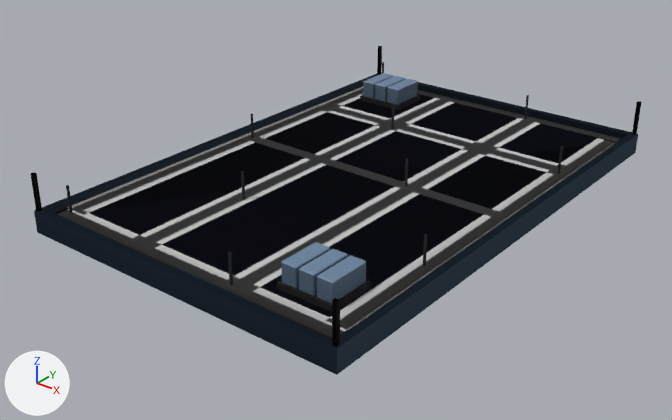
Before and after pictures for a commit that changed the glTF model assets/set_v5/veyran_barracks_foundation.glb.
Both versions are drawn from a 50 mm camera at (10.93, -14.62, 8.33) aimed at (-0.19, -0.72, -0.29). Every picture has the same lights, and +X, +Y and +Z are marked at lower left. The first picture is the older version. Vertices at exactly the same position are counted once.

In view in the first picture: 'body', 'body.001', 'body.002'.
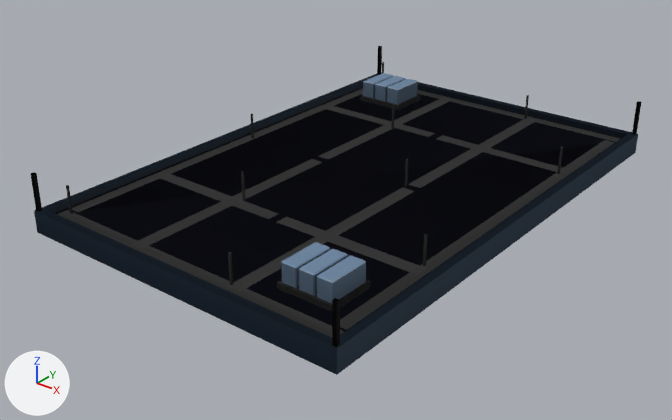
What changed in the scene script:
```text
Change me_mesh_0:
    used by ob_body; parent = ob_veyran_barracks_foundation_lod0; location = (0.0, 0.0, 0.0)
    remove me_mesh_0.from_pydata(...)  # 552 vertices, 736 faces; spans x -3.74..3.74, y -5.61..5.61, z 0.0..1.25
    add me_mesh_0.from_pydata(...)  # 392 vertices, 524 faces; spans x -3.74..3.74, y -5.61..5.61, z 0.0..1.25
    me_mesh_0 part 1
    4 vertices are removed from x -3.35..3.35, y -0.15..0.15, z 0.37
    8 faces are deleted
    14 vertices are added at x -3.35..3.35, y -2.91..2.61, z 0.37
    6 new vertices lie (0.0, 0.3, 0.0) away from vertices in x -3.35..3.35, y -2.91..2.61, z 0.37
    16 new faces join them, mat_team
    other edits to the shape of me_mesh_0 do not show in these pictures
Change me_mesh_1:
    used by ob_body_001; parent = ob_veyran_barracks_foundation_lod1; location = (0.0, 0.0, 0.0)
    remove me_mesh_1.from_pydata(...)  # 112 vertices, 134 faces; spans x -3.74..3.74, y -5.61..5.61, z 0.0..1.25
    add me_mesh_1.from_pydata(...)  # 128 vertices, 142 faces; spans x -3.74..3.74, y -5.61..5.61, z 0.0..1.25
    me_mesh_1 part 2
    4 vertices are removed from x -3.35..3.35, y -0.15..0.15, z 0.37
    8 faces are deleted
    14 vertices are added at x -3.35..3.35, y -2.91..2.61, z 0.37
    6 new vertices lie (0.0, 0.3, 0.0) away from vertices in x -3.35..3.35, y -2.91..2.61, z 0.37
    16 new faces join them, mat_team
Change me_mesh_2:
    used by ob_body_002; parent = ob_veyran_barracks_foundation_lod2; location = (0.0, 0.0, 0.0)
    remove me_mesh_2.from_pydata(...)  # 88 vertices, 102 faces; spans x -3.74..3.74, y -5.61..5.61, z 0.0..1.25
    remove me_mesh_2.materials.append(mat_paint)
    add me_mesh_2.from_pydata(...)  # 84 vertices, 72 faces; spans x -3.71..3.71, y -5.59..5.59, z 0.0..1.25
    me_mesh_2 part 3: the loose piece of 4 vertices spanning x -1.52..-0.92, y -5.22..5.22, z 0.37 is rebuilt with 4 vertices and now spans x -1.37..-1.07, y -5.22..-0.1, z 0.37
    me_mesh_2 part 4: the loose piece of 4 vertices spanning x 3.02..3.62, y -5.01..5.01, z 0.37 is rebuilt with 4 vertices and now spans x 3.19..3.45, y -5.01..5.01, z 0.37
    me_mesh_2 part 5: the loose piece of 4 vertices spanning x 0.92..1.52, y -5.22..5.22, z 0.37 is rebuilt with 4 vertices and now spans x 1.07..1.37, y -5.22..-0.1, z 0.37
    me_mesh_2 part 6: the loose piece of 4 vertices spanning x -3.45..3.45, y -5.49..-4.89, z 0.37 is rebuilt with 4 vertices and now spans x -3.45..3.45, y -5.32..-5.07, z 0.37
    me_mesh_2 part 7: the loose piece of 4 vertices spanning x -3.35..3.35, y 2.46..3.06, z 0.37 is rebuilt with 4 vertices and now spans x 0.1..3.35, y 2.61..2.91, z 0.37
    me_mesh_2 part 8: the loose piece of 4 vertices spanning x -3.62..-3.02, y -5.01..5.01, z 0.37 is rebuilt with 4 vertices and now spans x -3.45..-3.19, y -5.01..5.01, z 0.37
    me_mesh_2 part 9: 24 vertices removed from x -3.74..3.74, y -5.61..5.61, z 0.0..0.47; 16 vertices added at x -3.45..3.45, y 0.1..5.32, z 0.37
    me_mesh_2 part 10: 4 vertices added at x 0.1..3.35, y -2.91..-2.61, z 0.37
    me_mesh_2 part 11: 46 kept faces spanning x -3.71..3.71, y -5.59..5.59, z 0.0..1.25 get new vertex colours
```

Where the change shows, as pixel boxes (x1, y1, x2, y2) in the pictures (672 x 420 px; the box of a moved part takes in the faces that stretch with it):
'body', reshaped: before (30, 46, 641, 337); after (30, 46, 641, 375)
'body.001', reshaped: before (31, 65, 639, 375); after (56, 65, 613, 332)
'body.002', reshaped: before (31, 46, 641, 347); after (64, 46, 621, 329)
part 1 of me_mesh_0, cut back: before (132, 97, 570, 279); after (155, 172, 278, 219)
part 2 of me_mesh_1, built on: before (227, 125, 529, 292); after (132, 102, 570, 292)
part 3 of me_mesh_2, rebuilt (44% narrower, 46% shorter): before (126, 96, 457, 251); after (136, 159, 322, 242)
part 4 of me_mesh_2, rebuilt (not visible afterwards): before (326, 138, 615, 330)
part 5 of me_mesh_2, rebuilt (42% narrower, 45% shorter): before (221, 117, 542, 295); after (228, 188, 414, 286)
part 6 of me_mesh_2, rebuilt (not visible afterwards): before (60, 209, 350, 337)
part 7 of me_mesh_2, rebuilt: before (319, 103, 573, 176); after (436, 135, 562, 168)
part 8 of me_mesh_2, rebuilt (9% shorter): before (67, 86, 363, 215); after (80, 88, 363, 205)
part 9 of me_mesh_2, moved or reshaped (not visible before): after (319, 98, 537, 183)
part 10 of me_mesh_2, added: after (277, 217, 425, 268)
part 11 of me_mesh_2, edited (looks the same): (64, 46, 621, 211) in both
